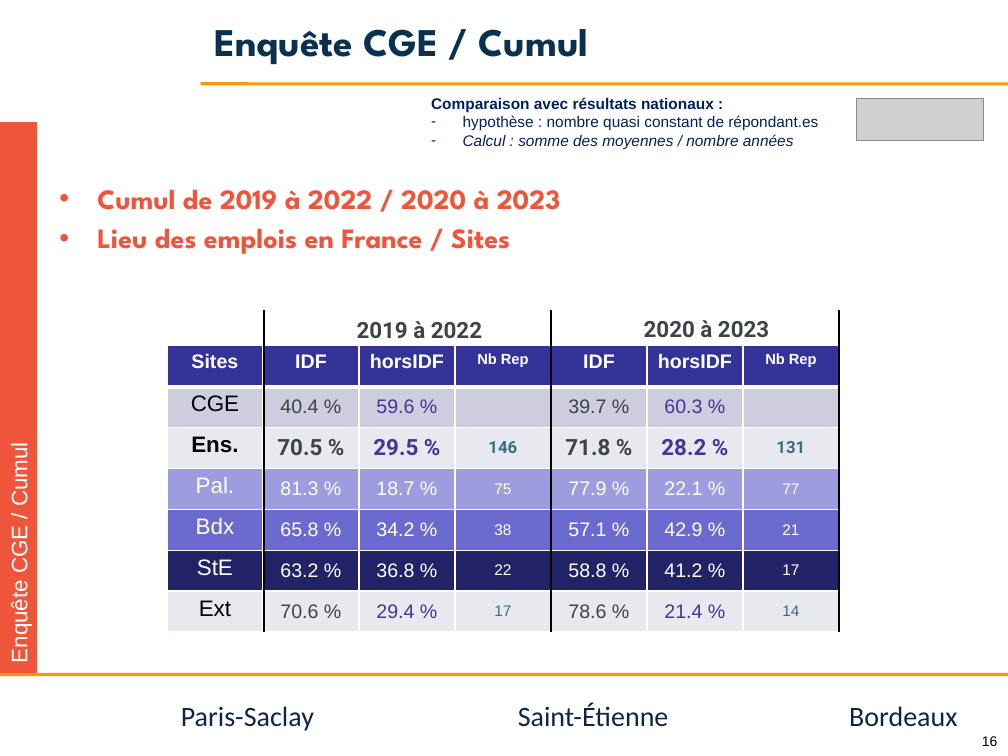
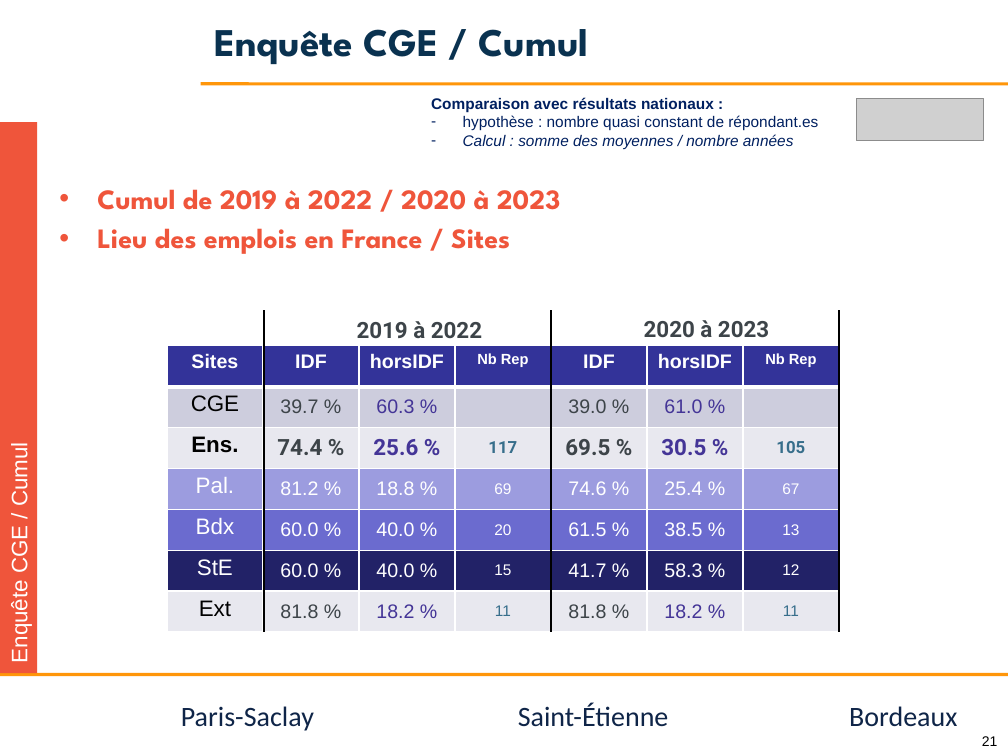
Before and after one commit to jvillemejane/jvillemejane, a slide deck: slide 21 of Presentations/2024_COPERF_CGE.pptx (slide 16 before the commit). Drawn at 1008x756 pixels with LibreOffice and Linux fonts; fonts in the diff are those of the drawing; grey boxes stand for pictures; background and template pictures are left out. Boxes give left, top, right and bottom in pixels: in the first picture for what was removed or moved away, otherwise in the second. Text is boxed around its words. In the diff, an @@ line names an element or a change of style, - is before the commit and + after.

```diff
--- a/Presentations/2024_COPERF_CGE.pptx
+++ b/Presentations/2024_COPERF_CGE.pptx
@@ table at bbox=[167, 346, 838, 632] @@
-row 2: CGE | 40.4 % | 59.6 % |  | 39.7 % | 60.3 % | 
+row 2: CGE | 39.7 % | 60.3 % |  | 39.0 % | 61.0 % | 
-row 3: Ens. | 70.5 % | 29.5 % | 146 | 71.8 % | 28.2 % | 131
+row 3: Ens. | 74.4 % | 25.6 % | 117 | 69.5 % | 30.5 % | 105
-row 4: Pal. | 81.3 % | 18.7 % | 75 | 77.9 % | 22.1 % | 77
+row 4: Pal. | 81.2 % | 18.8 % | 69 | 74.6 % | 25.4 % | 67
-row 5: Bdx | 65.8 % | 34.2 % | 38 | 57.1 % | 42.9 % | 21
+row 5: Bdx | 60.0 % | 40.0 % | 20 | 61.5 % | 38.5 % | 13
-row 6: StE | 63.2 % | 36.8 % | 22 | 58.8 % | 41.2 % | 17
+row 6: StE | 60.0 % | 40.0 % | 15 | 41.7 % | 58.3 % | 12
-row 7: Ext | 70.6 % | 29.4 % | 17 | 78.6 % | 21.4 % | 14
+row 7: Ext | 81.8 % | 18.2 % | 11 | 81.8 % | 18.2 % | 11
@@ page number at bbox=[982, 736, 998, 746]: text changed @@
-16
+21
```
Also in this commit, not shown: 8 other slides changed, 4 slides added, 1 other file.
